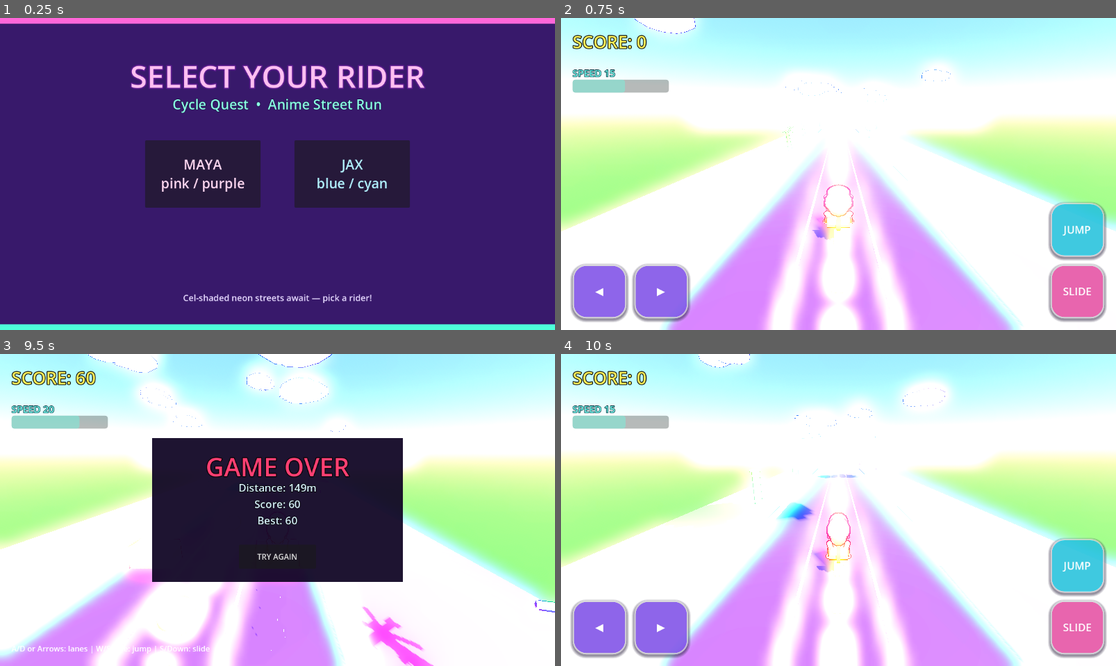
Above: before the commit, frames 1-4 (two rows, left to right).
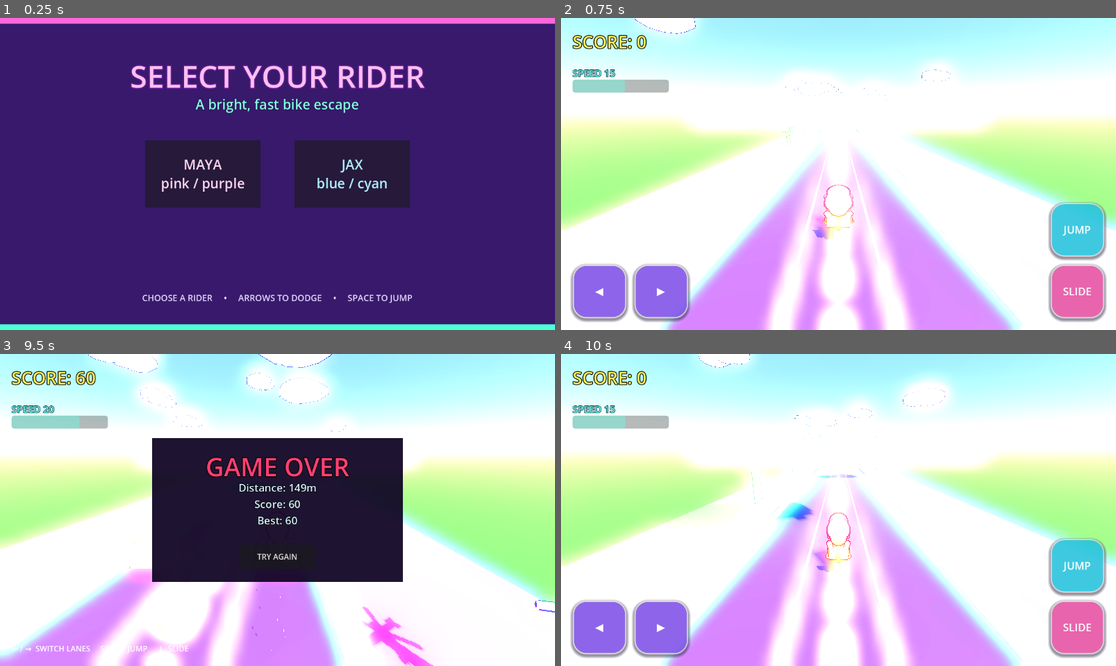
Above: after the commit, the same moments.

Repository: Nouh-jpg/CYCLE-QUEST
Game: Godot game, scene res://scenes/CharacterSelection.tscn
The game is run twice, just before and just after one commit, with the same random seed, the same clock (stepped at 60 frames per second) and the same inputs.
Inputs:
- Up to frame 1 (0.25 s): no input
- Up to frame 2 (0.75 s): click "MAYA pink / purple" at 0.5 s
- Up to frame 3 (9.5 s): click "◀" at 1.25 s; hold D (ui_right) 2.03-2.78 s; tap Space (ui_accept) at 2.27, 3.02, 4.52, 5.27, 6.02, 7.52, 8.27, 9.02 s; hold S (ui_down) 2.78-3.53 s; hold D (ui_right) 3.53-4.28 s; hold W (ui_up) 4.28-5.03 s; hold A (ui_left) 5.03-6.53 s; hold S (ui_down) 6.53-7.28 s; hold D (ui_right) 7.28-8.03 s; hold W (ui_up) 8.03-8.78 s; hold D (ui_right) from 8.78 s (still down)
- Up to frame 4 (10 s): release D (ui_right) at 9.5 s; click "TRY AGAIN" at 9.5 s

The runs differ from the first frame. In frame 1, 1.4% of the frame differs, in the area x 25-75%, y 25-92%; in frame 2, nothing differs; in frame 3, 0.3%; in frame 4, nothing differs.
Error in both runs: Trying to assign an array of type "Array" to a variable of type "Array[Node3D]". (res://scripts/RoadManager.gd:157)

Commit message:
Polish runner onboarding and desktop controls

Diff:
--- a/scenes/CharacterSelection.tscn
+++ b/scenes/CharacterSelection.tscn
@@ -74,7 +74,7 @@
 offset_top = 160.0
 offset_bottom = 210.0
 grow_horizontal = 2
-text = "Cycle Quest  •  Anime Street Run"
+text = "A bright, fast bike escape"
 label_settings = SubResource("LabelSettings_Sub")
 horizontal_alignment = 1
 
@@ -125,6 +125,6 @@
 offset_bottom = -40.0
 grow_horizontal = 2
 grow_vertical = 0
-text = "Cel-shaded neon streets await — pick a rider!"
+text = "CHOOSE A RIDER     •     ARROWS TO DODGE     •     SPACE TO JUMP"
 label_settings = SubResource("LabelSettings_Hint")
 horizontal_alignment = 1
--- a/scenes/UI.tscn
+++ b/scenes/UI.tscn
@@ -32,7 +32,7 @@
 offset_top = 600.0
 offset_right = 600.0
 offset_bottom = 640.0
-text = "A/D or Arrows: lanes | W/Space: jump | S/Down: slide"
+text = "← / →  SWITCH LANES     SPACE  JUMP     ↓  SLIDE"
 
 [node name="TouchControls" parent="." instance=ExtResource("2_touch")]
 
--- a/scripts/TouchControls.gd
+++ b/scripts/TouchControls.gd
@@ -6,8 +6,7 @@
 const GAP := 16.0
 const EDGE := 24.0
 
-## Project setting (bool). Default true so desktop still shows controls for this slice.
-## Set false to auto-show only on touchscreen / mobile / android / ios.
+## Project setting (bool). Defaults to touch-capable devices only.
 const SETTING_ALWAYS_SHOW := "cycle_quest/always_show_touch_controls"
 
 var _active := true
@@ -144,8 +143,7 @@
 	_held_actions.clear()
 
 func _should_show() -> bool:
-	# Default true for this vertical slice so desktop testing works without a touchscreen.
-	var always := true
+	var always := false
 	if ProjectSettings.has_setting(SETTING_ALWAYS_SHOW):
 		always = bool(ProjectSettings.get_setting(SETTING_ALWAYS_SHOW))
 	if always:
